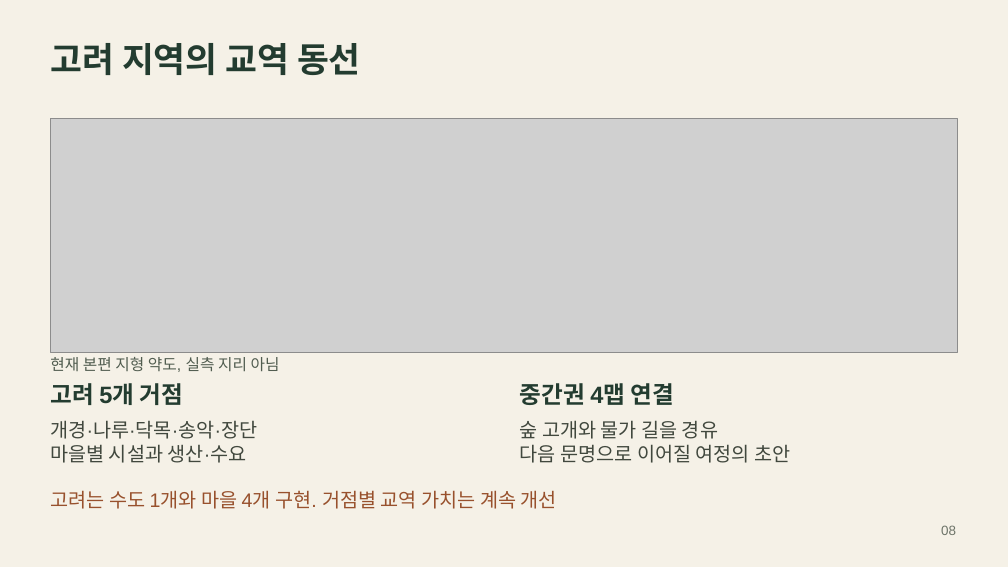
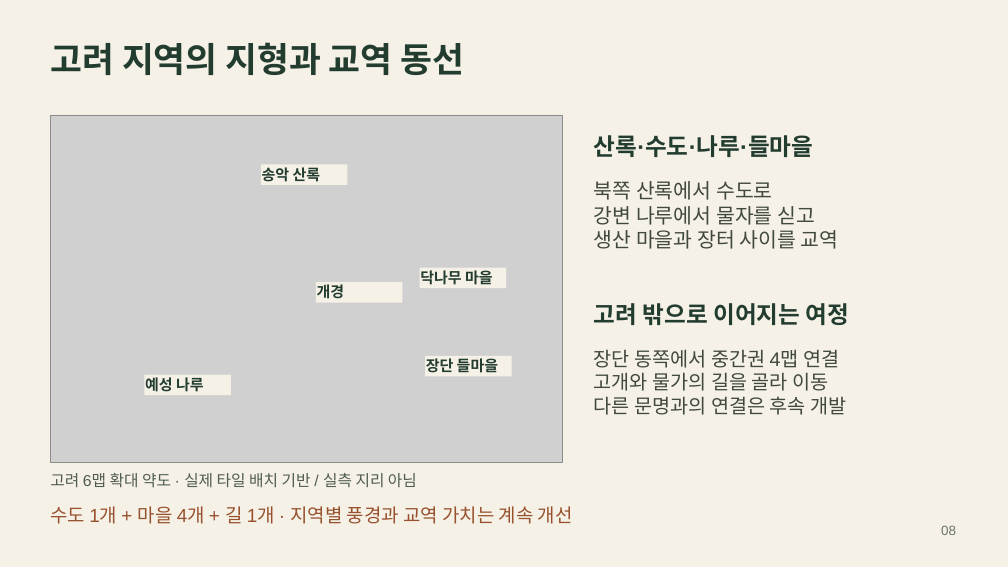
Before and after one commit to hundredman/pocket-caravan, a slide deck: slide 8 of Presentations/2026-10-19/팀별 게임 기획 발표 자료_최종.pptx. Drawn at 1008x567 pixels with LibreOffice and Linux fonts; fonts in the diff are those of the drawing; grey boxes stand for pictures. Boxes give left, top, right and bottom in pixels: in the first picture for what was removed or moved away, otherwise in the second. Text is boxed around its words. In the diff, an @@ line names an element or a change of style, - is before the commit and + after.

```diff
--- a/Presentations/2026-10-19/팀별 게임 기획 발표 자료_최종.pptx
+++ b/Presentations/2026-10-19/팀별 게임 기획 발표 자료_최종.pptx
@@ text at [50, 42, 465, 75]: text changed @@
-고려 지역의 교역 동선
+고려 지역의 지형과 교역 동선
@@ picture: place and size @@
-picture at [51, 118, 958, 352]
+picture at [51, 115, 563, 462]
@@ text added at [594, 135, 814, 157], 22.5 pt, text #233C30, bold @@
+산록·수도·나루·들마을
@@ rectangle added at [261, 165, 348, 185], fill #F5F1E7, 14.2 pt, text #233C30, bold @@
+송악 산록
@@ text at [594, 181, 839, 249]: text changed; size 18.8 to 19.5 pt @@
-개경·나루·닥목·송악·장단
-마을별 시설과 생산·수요
+북쪽 산록에서 수도로
+강변 나루에서 물자를 싣고
+생산 마을과 장터 사이를 교역
@@ rectangle added at [420, 268, 507, 288], fill #F5F1E7, 14.2 pt, text #233C30, bold @@
+닥나무 마을
@@ rectangle added at [316, 282, 403, 302], fill #F5F1E7, 14.2 pt, text #233C30, bold @@
+개경
@@ text at [594, 303, 850, 325]: text changed @@
-중간권 4맵 연결
+고려 밖으로 이어지는 여정
@@ rectangle added at [425, 356, 512, 377], fill #F5F1E7, 14.2 pt, text #233C30, bold @@
+장단 들마을
@@ text at [594, 349, 846, 415]: text changed @@
-숲 고개와 물가 길을 경유
-다음 문명으로 이어질 여정의 초안
+장단 동쪽에서 중간권 4맵 연결
+고개와 물가의 길을 골라 이동
+다른 문명과의 연결은 후속 개발
@@ text removed at [50, 383, 184, 405] @@
-고려 5개 거점
@@ rectangle added at [144, 375, 231, 395], fill #F5F1E7, 14.2 pt, text #233C30, bold @@
+예성 나루
@@ text at [50, 473, 417, 488]: text changed @@
-현재 본편 지형 약도, 실측 지리 아님
+고려 6맵 확대 약도 · 실제 타일 배치 기반 / 실측 지리 아님
@@ text at [50, 506, 573, 524]: text changed; size 18.8 to 18 pt @@
-고려는 수도 1개와 마을 4개 구현. 거점별 교역 가치는 계속 개선
+수도 1개 + 마을 4개 + 길 1개 · 지역별 풍경과 교역 가치는 계속 개선
```
Also in this commit, not shown: 50 other files.
